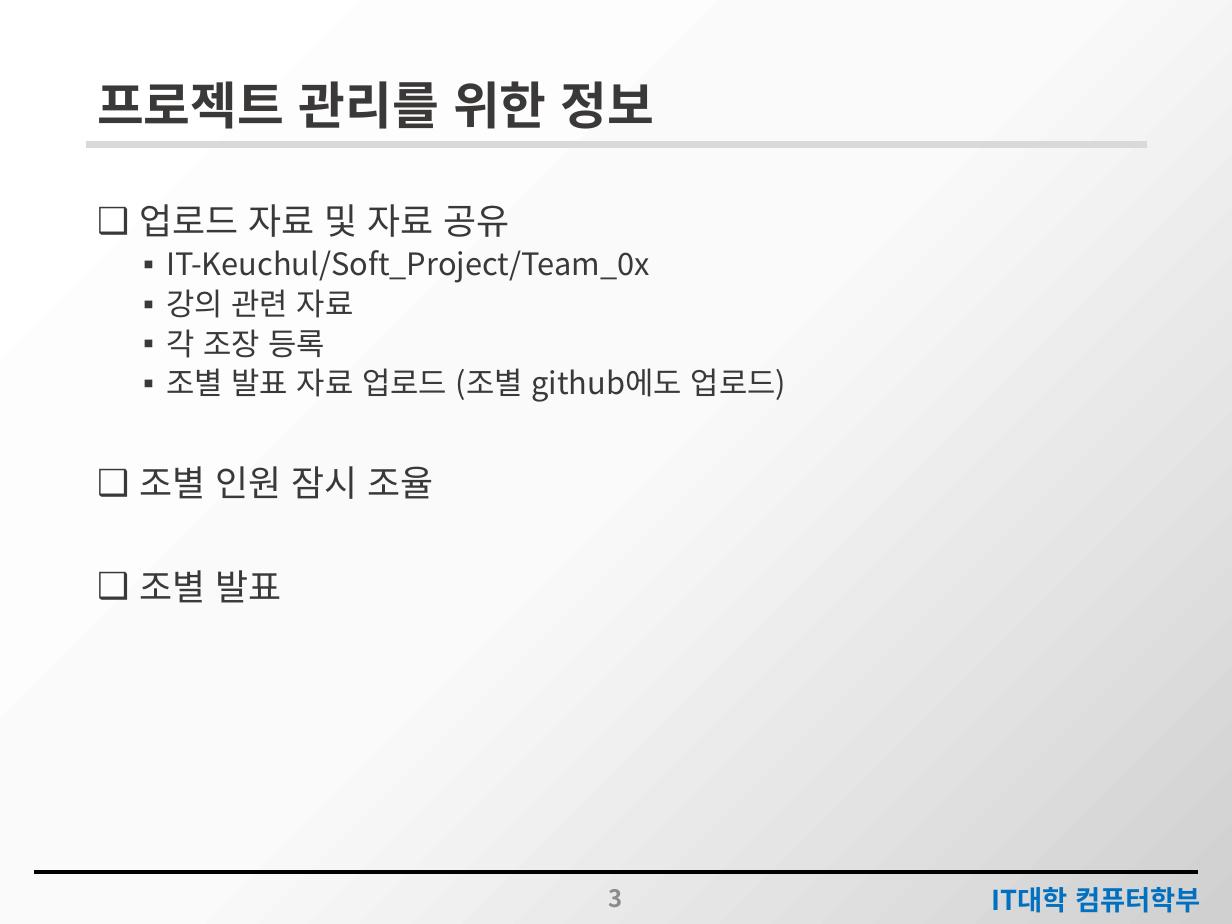
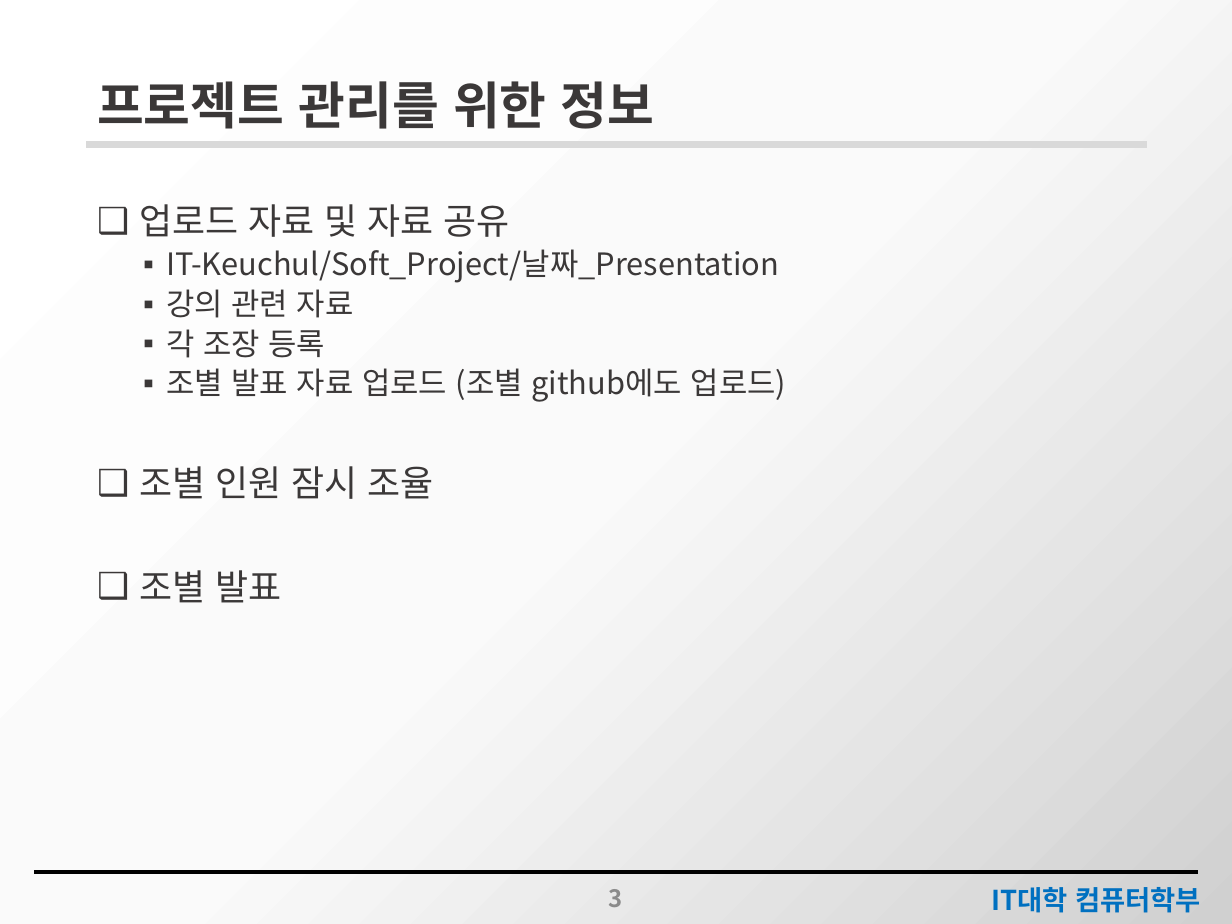
Before and after one commit to Jong-min/Soft_Project, a slide deck: slide 3 of Project_Lec_01.pptx. Drawn at 1232x924 pixels with LibreOffice and Linux fonts; fonts in the diff are those of the drawing; background and template pictures are left out. Boxes give left, top, right and bottom in pixels: in the first picture for what was removed or moved away, otherwise in the second. Text is boxed around its words. In the diff, an @@ line names an element or a change of style, - is before the commit and + after.

```diff
--- a/Project_Lec_01.pptx
+++ b/Project_Lec_01.pptx
@@ text at (166,249,779,283): text changed @@
-  ▪ IT-Keuchul/Soft_Project/Team_0x
+  ▪ IT-Keuchul/Soft_Project/날짜_Presentation
```
